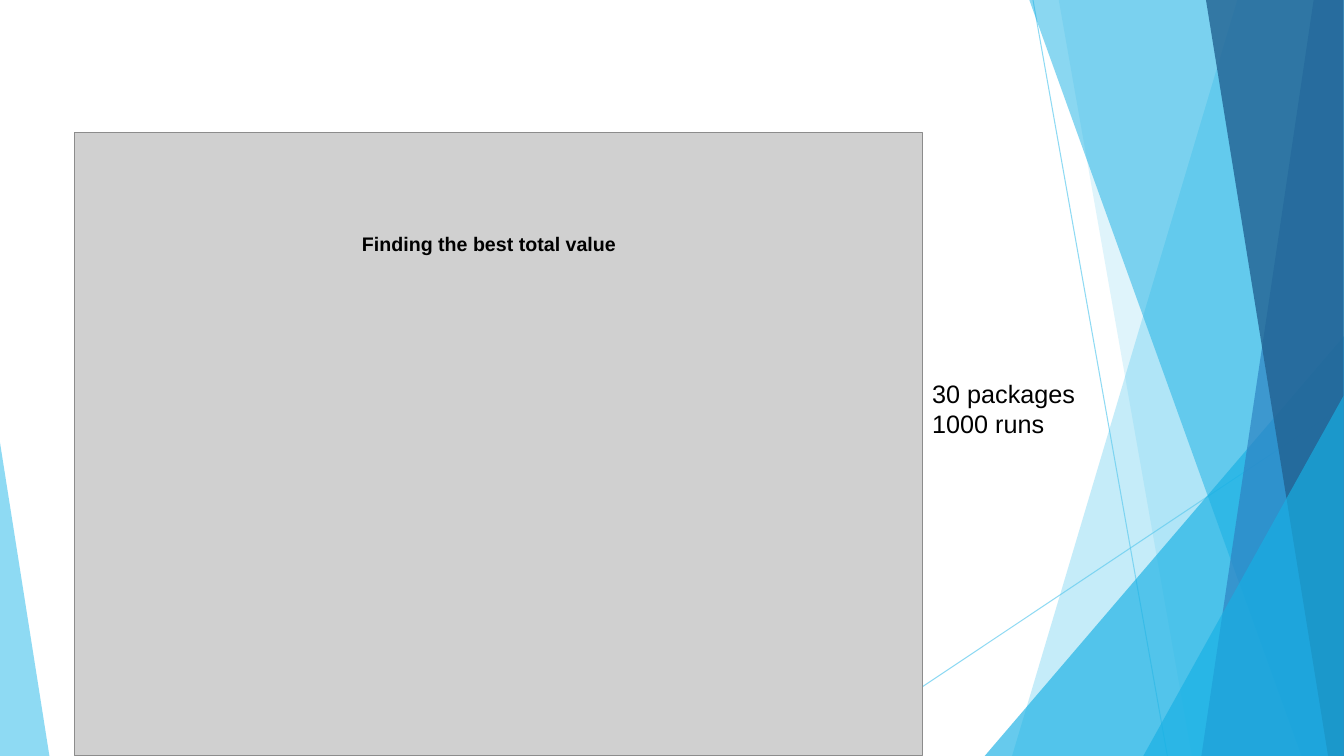
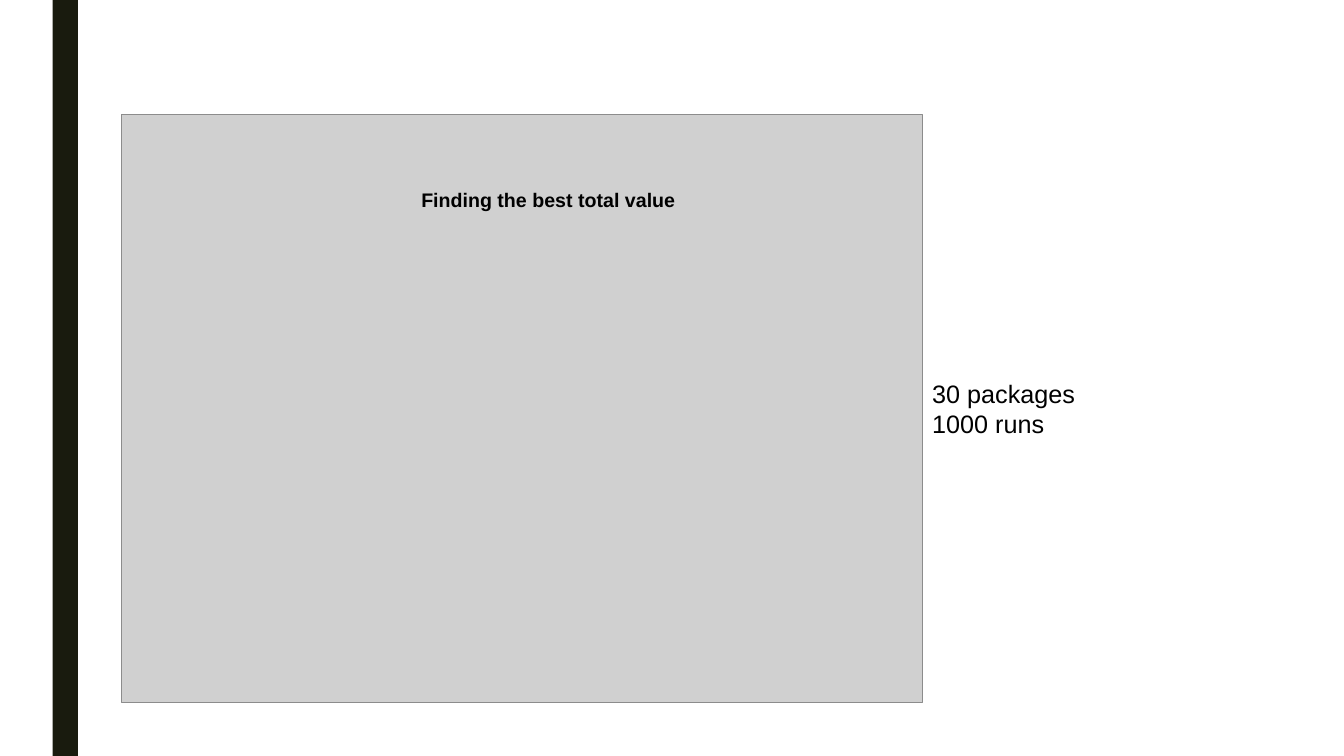
Before and after one commit to swengeler/PP3, a slide deck: slide 11 of Report, presentation and related stuff/Knapsack_problem.pptx (slide 8 before the commit). Drawn at 1344x756 pixels with LibreOffice and Linux fonts; fonts in the diff are those of the drawing; grey boxes stand for pictures. Boxes give left, top, right and bottom in pixels: in the first picture for what was removed or moved away, otherwise in the second. Text is boxed around its words. In the diff, an @@ line names an element or a change of style, - is before the commit and + after.

```diff
--- a/Report, presentation and related stuff/Knapsack_problem.pptx
+++ b/Report, presentation and related stuff/Knapsack_problem.pptx
@@ rectangle added at (x1=52, y1=0, x2=78, y2=756), fill #191B0E @@
@@ picture resized from (x1=75, y1=132, x2=923, y2=756) to (x1=122, y1=114, x2=923, y2=703) @@
@@ text "Finding the best total value" moved from (x1=362, y1=236, x2=616, y2=255) to (x1=421, y1=192, x2=675, y2=211) @@
@@ group removed at (x1=0, y1=0, x2=1344, y2=756): 5 freeform shapes, 3 triangles, 2 lines @@
```
Also in this commit, not shown: 15 other slides changed, 9 slides added, 1 slide removed.
